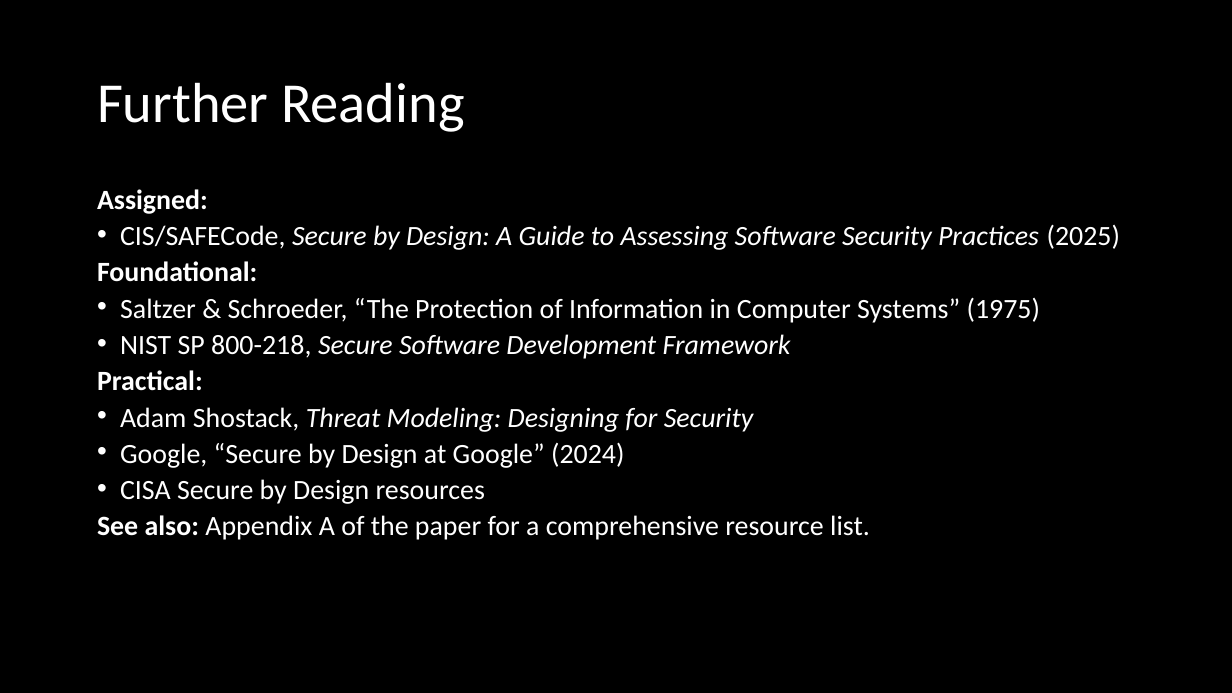
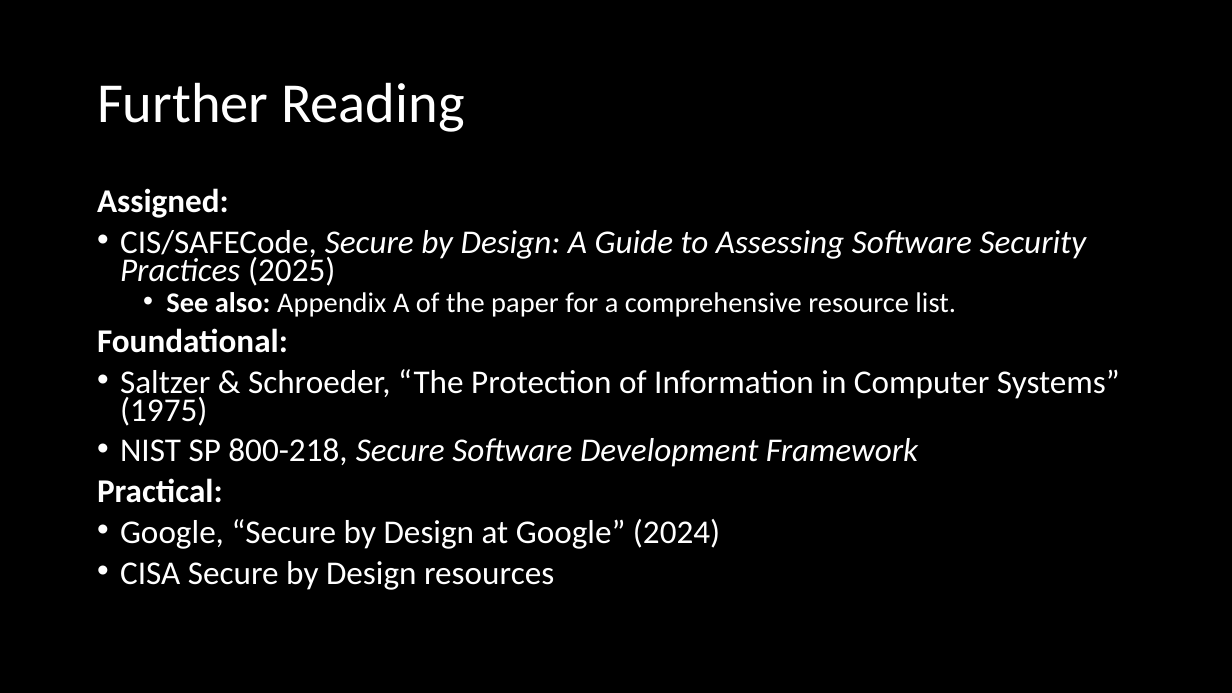
Before and after one commit to mwhicks1/mhicks-www, a slide deck: slide 33 of static/courses/cis-7000-spring2026/downloads/SSEM-security-by-design.pptx (slide 49 before the commit). Drawn at 1232x693 pixels with LibreOffice and Linux fonts; fonts in the diff are those of the drawing. Boxes give left, top, right and bottom in pixels: in the first picture for what was removed or moved away, otherwise in the second. Text is boxed around its words. In the diff, an @@ line names an element or a change of style, - is before the commit and + after.

Commit message:
secure design slides update

```diff
--- a/static/courses/cis-7000-spring2026/downloads/SSEM-security-by-design.pptx
+++ b/static/courses/cis-7000-spring2026/downloads/SSEM-security-by-design.pptx
@@ text at (97,188,1120,590): size 16.3 to 19.4 pt in "Assigned:", "CIS/SAFECode, Secure by Design: A Guide to ...", "Foundational:", "Saltzer & Schroeder, “The Protection of Information ..." and 4 more places @@
@@ text at (166,292,956,317): paragraph added @@
+  • See also: Appendix A of the paper for a comprehensive resource list.
@@ text at (120,407,754,432): paragraph removed @@
-• Adam Shostack, Threat Modeling: Designing for Security
@@ text at (97,515,870,540): paragraph removed @@
-See also: Appendix A of the paper for a comprehensive resource list.
```
Also in this commit, not shown: 1 other slide changed, 16 slides removed, 1 other file.
